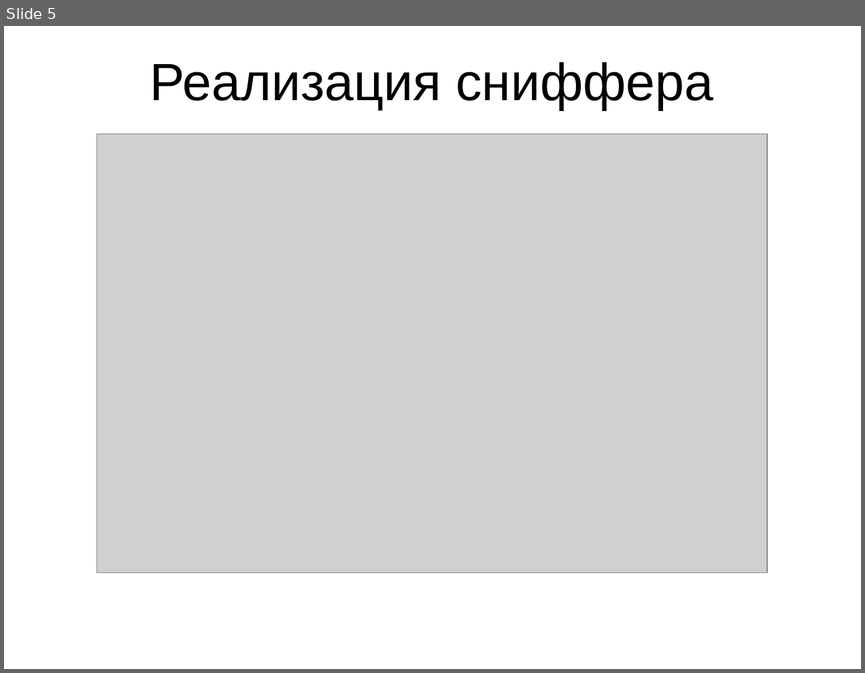
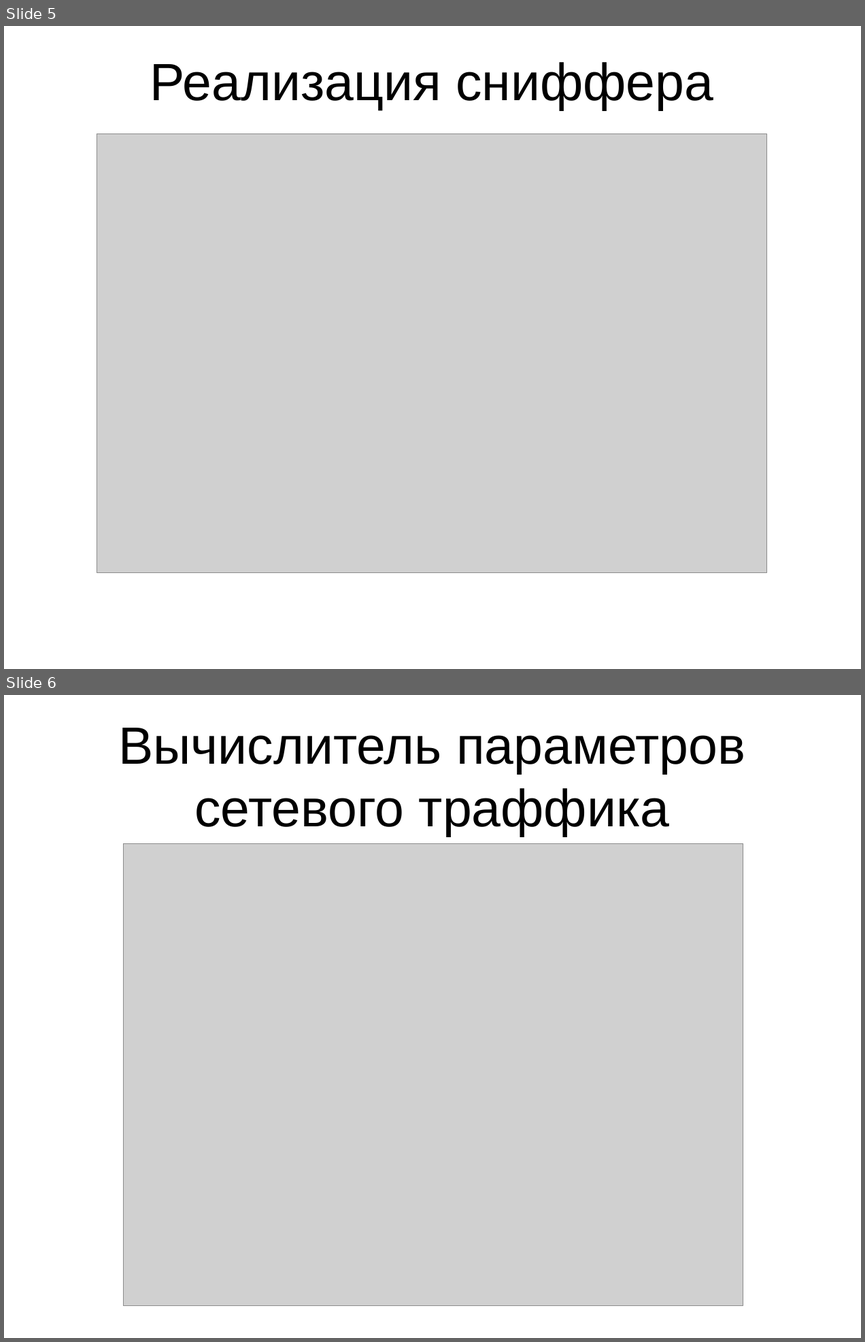
Before and after one commit to ViktorTarasenko/networkSecurityAnalyzer, a slide deck: презентация.pptx. Shown one above the other, each under a label of ours: slide 5 before the commit, slides 5 and 6 after it. The pictures are 865x673 and 865x1342 pixels, drawn with LibreOffice and Linux fonts; fonts in the diff are those of the drawing; grey boxes stand for pictures. Boxes give left, top, right and bottom in pixels: in the first picture for what was removed or moved away, otherwise in the second. Text is boxed around its words. In the diff, an @@ line names an element or a change of style, - is before the commit and + after.

```diff
--- a/презентация.pptx
+++ b/презентация.pptx
@@ slide 6 added at (x1=4, y1=695, x2=861, y2=1338), background #FFFFFF @@
@@ text added at (x1=118, y1=728, x2=745, y2=836), 44 pt, text #000000 @@
+Вычислитель параметров сетевого траффика
@@ picture added at (x1=123, y1=843, x2=742, y2=1305) @@
```
Also in this commit, not shown: 10 slides changed, 7 other slides added, 8 slides removed, 1 other file.
